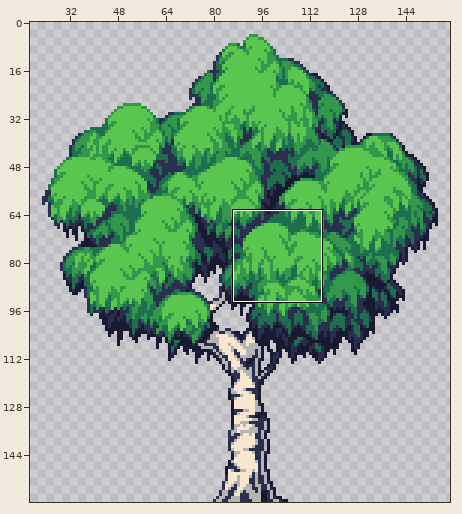
Sprite sheet, stored at sprites/sTundraTree5/layers/dd5f2ce9-b245-42b3-8462-a9f5adf82243/8fd417c7-9919-43aa-bf97-e5a3c2caa355.png. The picture above shows the old version from afar; the outline marks the close-up.
Close-up. Earlier state:
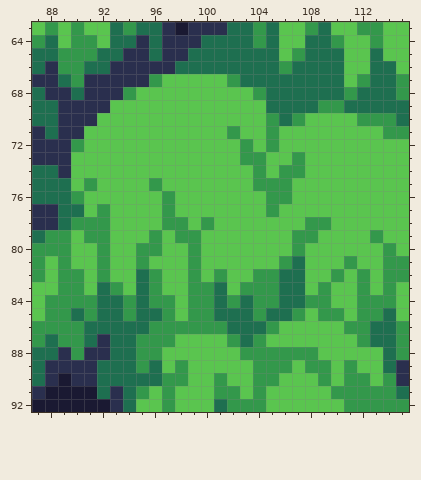
The file is 160x160 pixels. Shown: x 87..115, y 63..92. The wide view leaves out empty margins. The commit also changed other parts of the picture, which this record leaves out.
New version:
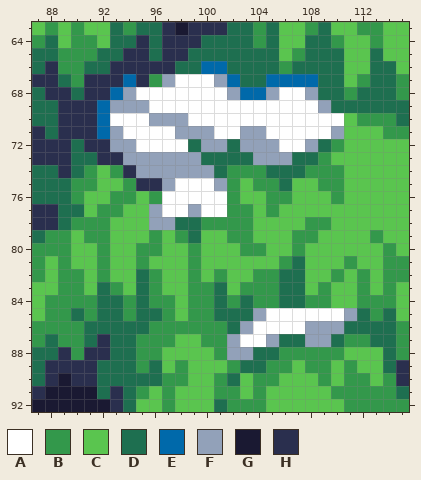
Palette (. is transparent): A #ffffff  B #33984b  C #5ac54f  D #1e6f50  E #0069aa  F #92a1b9  G #1a1932  H #2a2f4e
Diff:
The edit turns colour B into colour A in row 70 at x 105 and 107; in row 71 at x 102 and 105; in rows 76 to 77 at x 97; in row 85 at x 107 and 109 to 110; in row 86 at x 105; in row 87 at x 104.
The edit turns colour C into colour A in row 67 at x 98 to 100; in row 68 at x 95 to 101; in row 69 at x 96 to 104; in row 70 at x 93 to 95, 99 to 104 and 108 to 110; in row 71 at x 94 to 97, 101 and 106 to 109; in row 72 at x 95 to 98 and 106 to 107.
The edit turns colour C into colour A in row 75 at x 98 to 100; in row 76 at x 98 to 101; in row 77 at x 98 and 100 to 101; in row 85 at x 108; in row 86 at x 106 to 107.
The edit turns colour D into colour A in row 68 at x 106 to 107; in row 69 at x 105 to 108; in row 70 at x 106; in row 85 at x 105 to 106; in row 86 at x 104; in row 87 at x 103.
The edit turns colour C into colour B in row 72 at x 110; in row 73 at x 109; in row 74 at x 91, 93, 102 to 103 and 108 to 110; in row 75 at x 90, 94, 102 and 109 to 110; in row 76 at x 93 to 94, 96, 102 and 110; in row 77 at x 93 and 102 to 103.
The edit turns colour C into colour B in row 78 at x 101 to 103; in row 79 at x 102 to 103; in row 80 at x 103 to 104; in row 87 at x 100 to 101 and 111; in row 88 at x 101 and 109 to 110; in row 89 at x 102.
The edit turns colour B into colour D in row 69 at x 110; in row 72 at x 90; in row 73 at x 103 and 107; in row 74 at x 106 to 107; in row 75 at x 106; in row 78 at x 98.
The edit turns colour B into colour D in row 79 at x 99; in row 85 at x 112; in row 86 at x 111 to 112; in row 88 at x 104 to 105; in row 89 at x 104.
The edit turns colour C into colour D in row 72 at x 99, 102 and 109; in row 73 at x 90 to 91, 100 to 102 and 108; in row 74 at x 90, 101 and 105; in row 78 at x 99; in row 87 at x 106 to 107 and 110; in row 89 at x 103.
The edit turns colour C into colour D in row 90 at x 102.
The edit turns colour B into colour E in row 67 at x 102; in row 68 at x 104.
The edit turns colour C into colour E in row 68 at x 103; in rows 70 to 71 at x 92.
The edit turns colour D into colour E in row 66 at x 100 to 101; in row 67 at x 105 to 108.
The edit turns colour H into colour E in row 67 at x 94; in row 68 at x 93; in row 69 at x 92.
The edit turns colour B into colour F in row 68 at x 94; in row 69 at x 109; in row 72 at x 103 and 105; in row 73 at x 104; in row 78 at x 97; in row 85 at x 104.
The edit turns colour B into colour F in row 87 at x 102; in row 88 at x 103.
The edit turns colour C into colour F in row 67 at x 97 and 101; in row 68 at x 102; in row 69 at x 93 to 95; in row 70 at x 96 to 98; in row 71 at x 93, 98 to 100, 103 to 104 and 110; in row 72 at x 93 to 94, 100 to 101, 104 and 108.
The edit turns colour C into colour F in row 73 at x 94 to 99 and 105 to 106; in row 74 at x 95 to 100; in row 75 at x 97 and 101; in row 77 at x 96 and 99; in row 78 at x 96; in row 85 at x 111.
The edit turns colour C into colour F in row 86 at x 108 to 110; in row 87 at x 105 and 108 to 109; in row 88 at x 102.
The edit turns colour D into colour F in row 68 at x 105 and 108; in row 86 at x 103.
The edit turns colour B into colour H in row 75 at x 96.
The edit turns colour C into colour H in row 71 at x 91; in row 72 at x 91 to 92; in row 73 at x 92 to 93; in row 74 at x 94; in row 75 at x 95.
